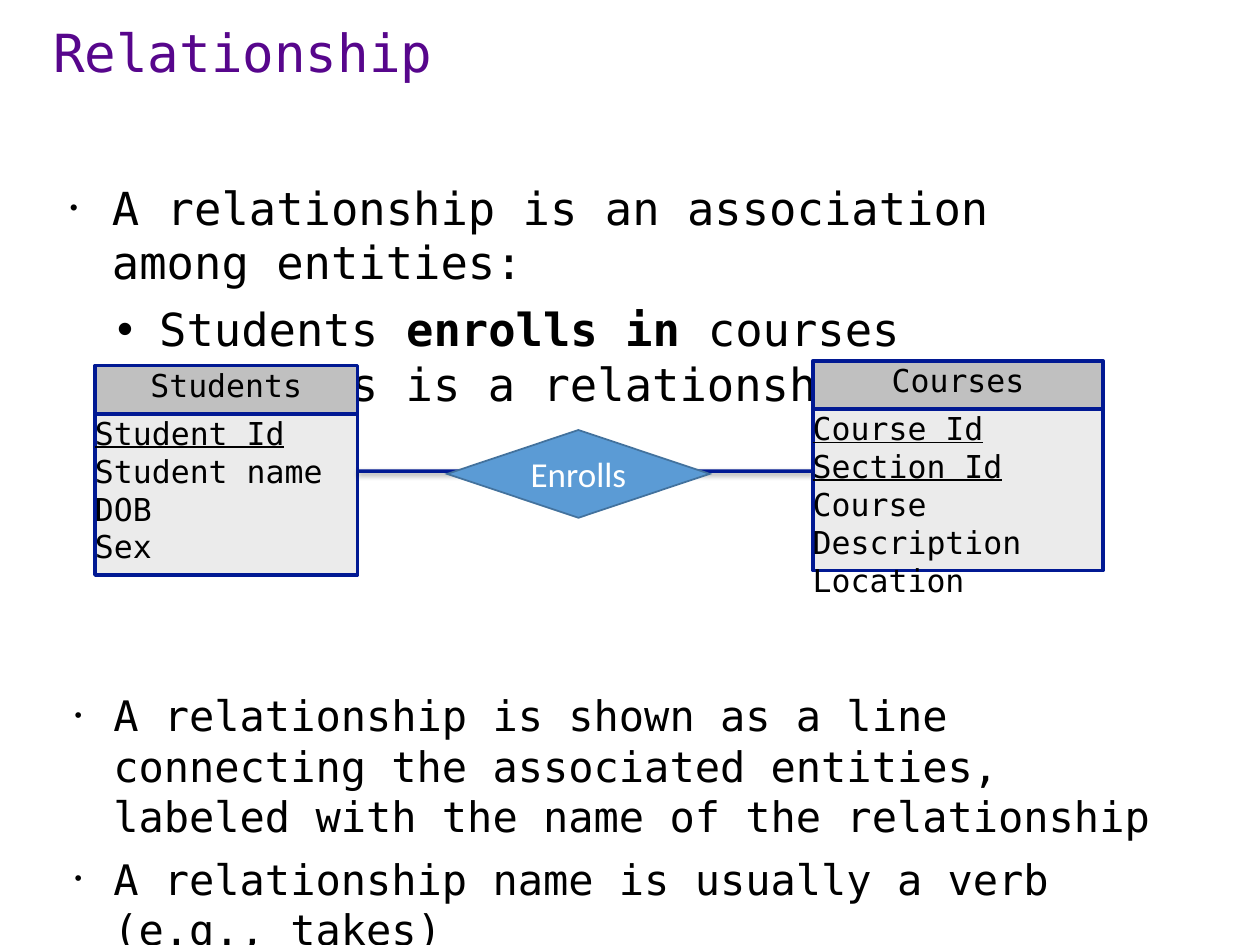
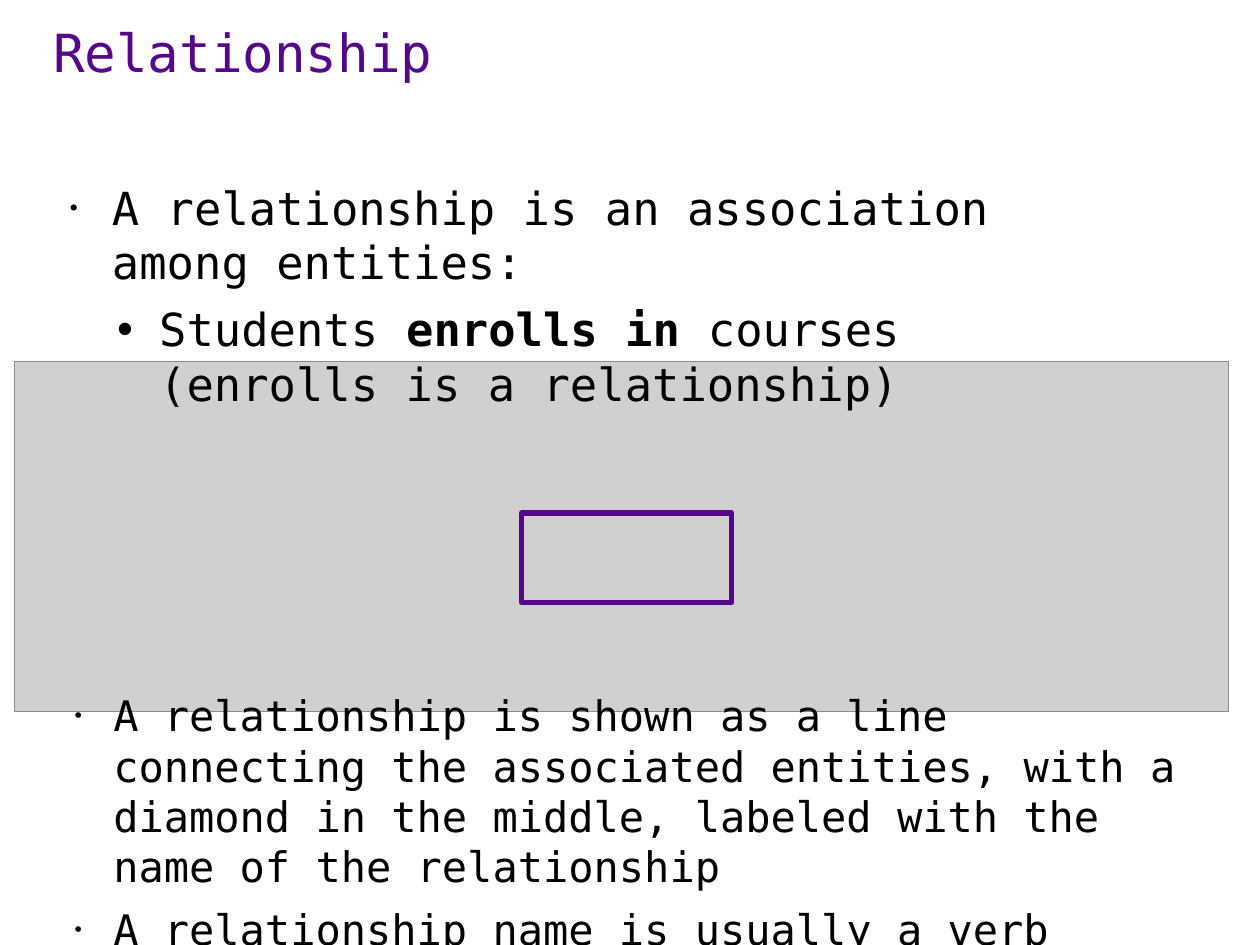
Before and after one commit to ipeirotis/introduction-to-databases, a slide deck: slide 6 of session1/A1-ER_modeling.pptx. Drawn at 1260x945 pixels with LibreOffice and Linux fonts; fonts in the diff are those of the drawing; grey boxes stand for pictures. Boxes give left, top, right and bottom in pixels: in the first picture for what was removed or moved away, otherwise in the second. Text is boxed around its words. In the diff, an @@ line names an element or a change of style, - is before the commit and + after.

```diff
--- a/session1/A1-ER_modeling.pptx
+++ b/session1/A1-ER_modeling.pptx
@@ picture added at box(15, 362, 1230, 712) @@
@@ rectangle removed at box(94, 365, 357, 413) @@
-Students
@@ rectangle removed at box(813, 362, 1104, 410) @@
-Courses
@@ rectangle removed at box(94, 415, 357, 576) @@
-Student Id
-Student name
-DOB
-Sex
@@ rectangle removed at box(813, 410, 1104, 571) @@
-Course Id
-Section Id
-Course Description
-Location
@@ diamond removed at box(447, 430, 709, 518) @@
-Enrolls
@@ line removed from (358, 471) to (813, 471) @@
@@ rectangle added at box(522, 513, 732, 602), outline #57068C 3 pt @@
@@ text at box(113, 697, 1175, 891): text changed @@
-• A relationship is shown as a line connecting the associated entities, labeled with the name of the relationship
+• A relationship is shown as a line connecting the associated entities, with a diamond in the middle, labeled with the name of the relationship
```
Also in this commit, not shown: 3 other slides changed.
